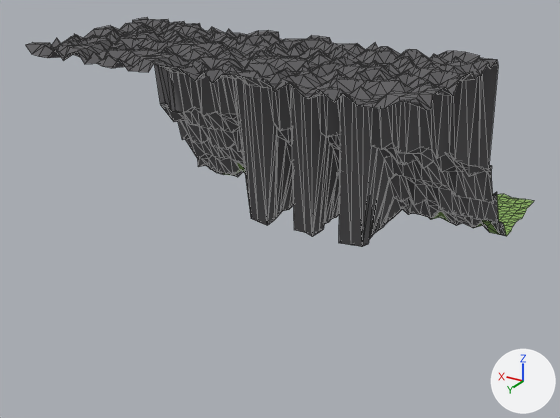
The glTF model Assets/3d_objects/3m5jam11.glb, before and after one commit.
Rendered twice from a 50 mm lens placed at (-38.8, 70.7, 37.2), pointed at (-0.7, 7.3, 5.4). Arrows for +X, +Y and +Z are at lower right; the lights stay in place. Mesh edges are drawn as thin lines. Vertices at the same position are counted once.

Objects in the first picture: 'Ground'.
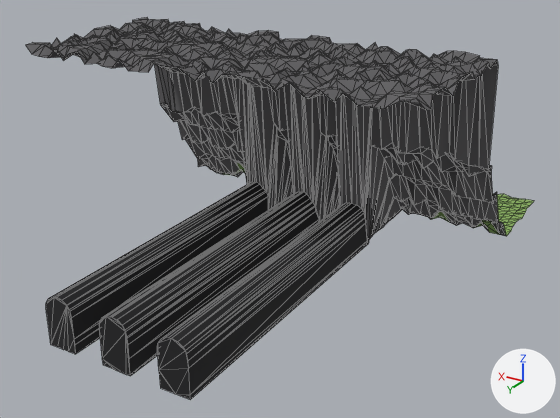
Location of each change, (x1, y1, x2, y2) in pixels of the pictures (560 x 418 px):
'Ground', reshaped (66% taller): before (26, 17, 534, 247); after (26, 17, 534, 400)
part 1 of me_plane, built on: before (235, 79, 377, 247); after (46, 79, 377, 400)

The change, as a list of edits to the scene's bpy script:
```text
Change me_plane:
    used by ob_ground; location = (0.0, -7.0, 0.0)
    remove me_plane.from_pydata(...)  # 1681 vertices, 3200 faces; spans x -20.3..20.3, y -15.2..27.3, z -0.5..22.5
    add me_plane.from_pydata(...)  # 1814 vertices, 3465 faces; spans x -20.3..20.3, y -15.2..39.0, z -0.5..22.5
    me_plane part 1
    8 vertices are removed from x -7.3..7.2, y 7.7..8.4, z 0.0
    46 faces are deleted
    100 vertices are added at x -7.5..7.6, y 7.0..39.0, z 0.0..5.1
    12 new vertices lie (0.0, 30.7, 0.0) away from vertices in x -6.0..6.6, y 8.3, z 1.0..5.1
    9 new vertices lie (0.0, 30.9, 0.0) away from vertices in x -7.2..7.1, y 8.1, z 3.7..5.1
    8 new vertices lie (0.0, 31.9, 0.0) away from vertices in x -7.5..7.5, y 7.1, z 0.0..1.7
    7 new vertices lie (0.0, 31.0, 0.0) away from vertices in x -7.5..7.4, y 8.0, z 0.0..4.5
    5 new vertices lie (0.0, 30.6, 0.0) away from vertices in x -4.9..6.0, y 8.4, z 4.2..5.1
    311 new faces join them
```
